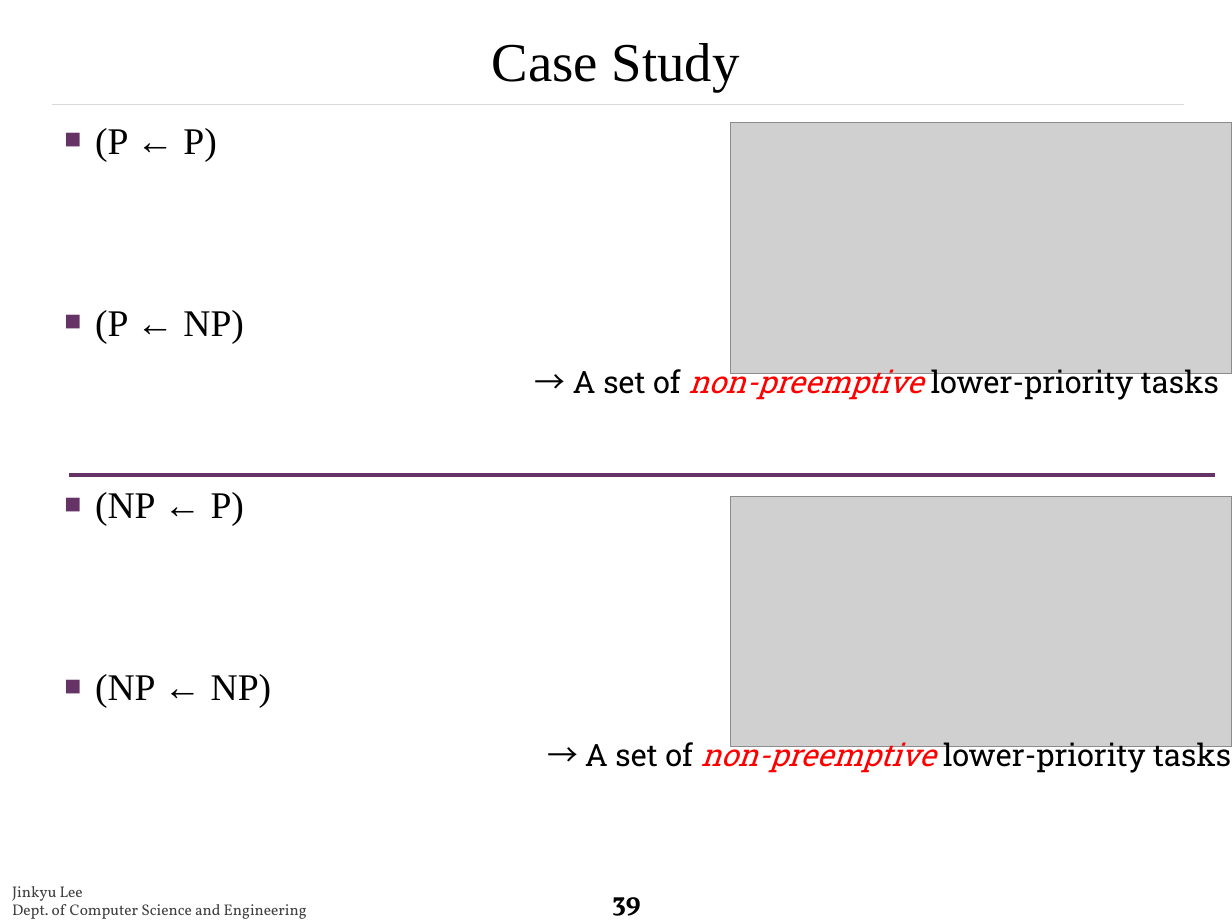
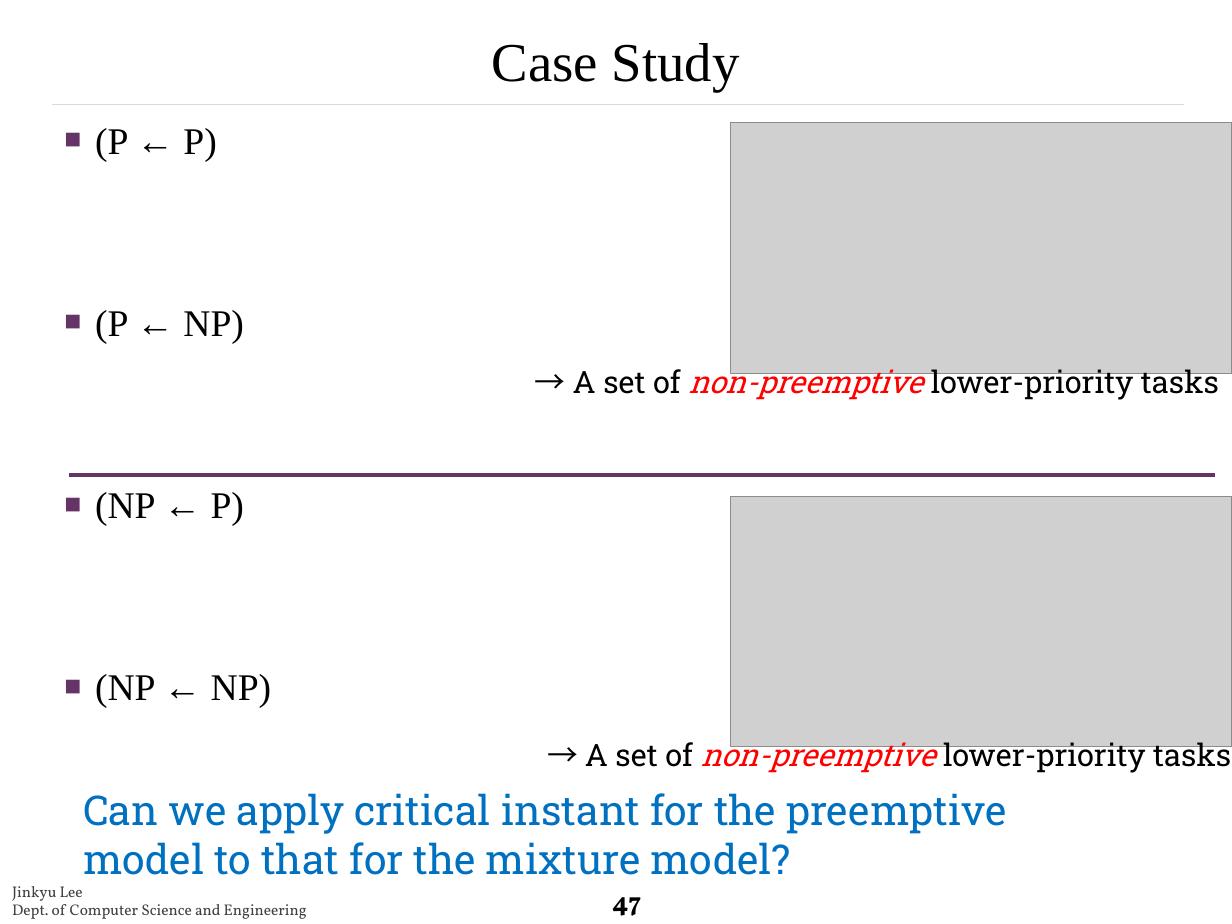
Before and after one commit to rtclskku/website, a slide deck: slide 47 of papers/2.pptx (slide 39 before the commit). Drawn at 1232x924 pixels with LibreOffice and Linux fonts; fonts in the diff are those of the drawing; grey boxes stand for pictures; background and template pictures are left out. Boxes give left, top, right and bottom in pixels: in the first picture for what was removed or moved away, otherwise in the second. Text is boxed around its words. In the diff, an @@ line names an element or a change of style, - is before the commit and + after.

```diff
--- a/papers/2.pptx
+++ b/papers/2.pptx
@@ text added at [83, 793, 1006, 875], 24 pt, text #0070C0 @@
+Can we apply critical instant for the preemptive model to that for the mixture model?
@@ page number at [612, 897, 641, 916]: text changed @@
-39
+47
```
Also in this commit, not shown: 8 other slides changed, 12 slides added.
